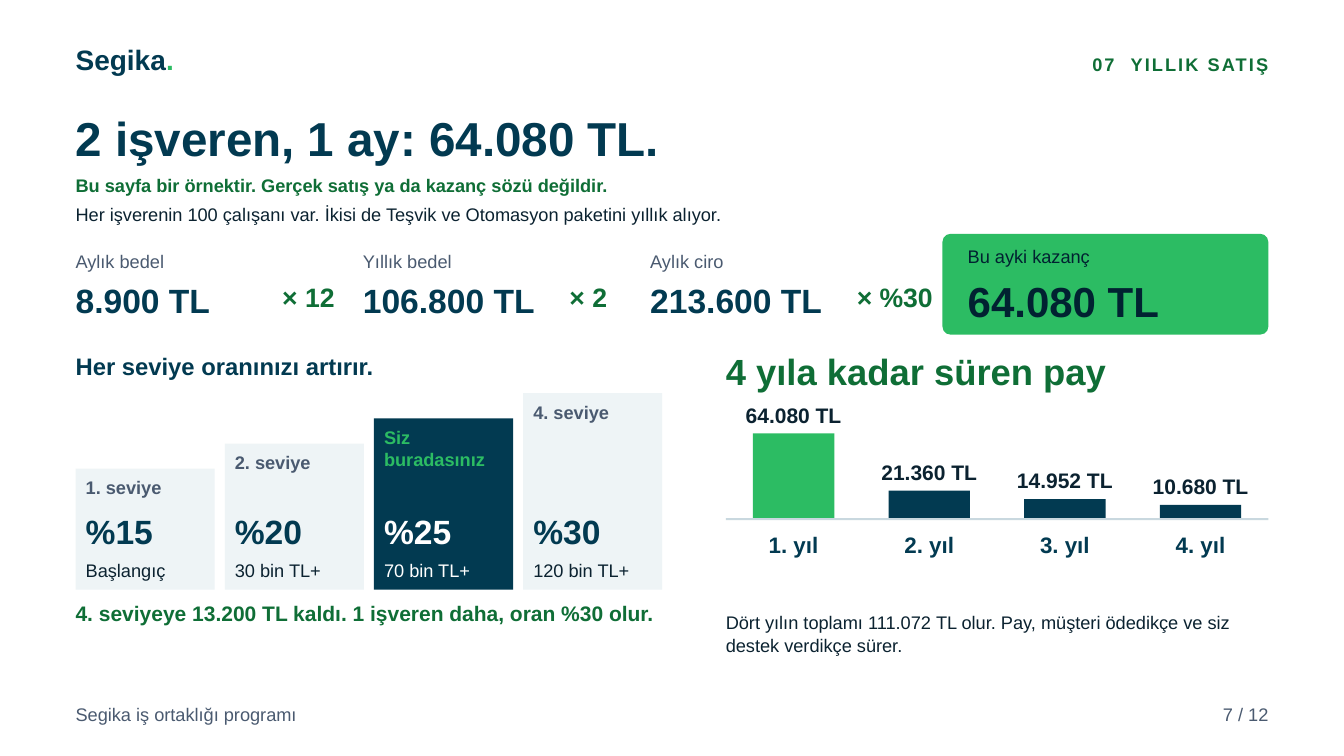
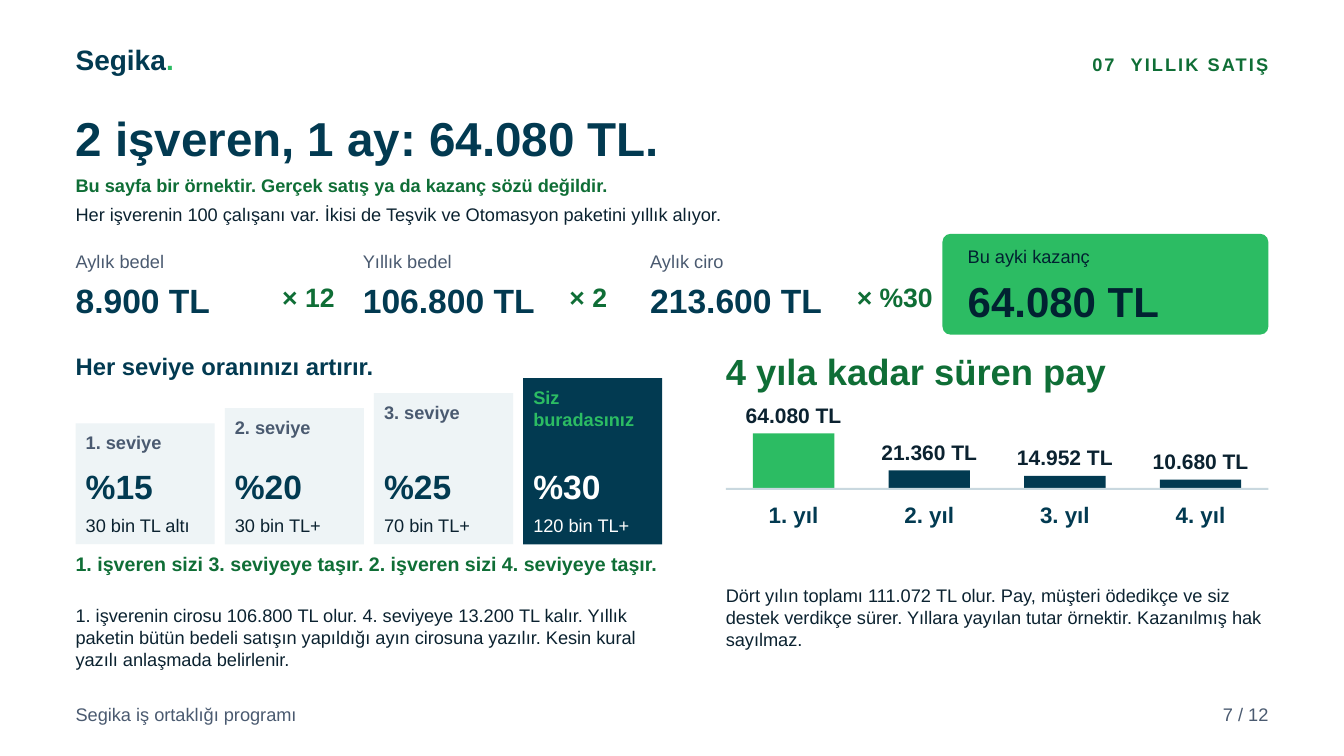
Before and after one commit to karacaismail/19ekim, a slide deck: slide 7 of public/indir/segika/segika-is-ortakligi-sunum.pptx. Drawn at 1344x756 pixels with LibreOffice and Linux fonts; fonts in the diff are those of the drawing. Boxes give left, top, right and bottom in pixels: in the first picture for what was removed or moved away, otherwise in the second. Text is boxed around its words. In the diff, an @@ line names an element or a change of style, - is before the commit and + after.

Commit message:
Segika setini kullanıcı incelemesine göre düzelt
- Yıllık sayfada tek örnek kaldı: 2 işveren ve %30 oran.
- "Siz buradasınız" işareti 4. seviyeye taşındı.
- Basamaklar okura "1. seviye" ile "4. seviye" adıyla görünür.
- Fiyat kaynağı cümlesi yenilendi.
- Nakitsiz yol görsel sunuma ve sunuma eklendi.
- Yıllık varsayım, elçi sınırı ve hak notu eklendi.
- El kitapçığının 2., 7. ve 10. sayfalarındaki boşluklar düzeldi.
- İçerik denetimi bu kuralları da arar.

```diff
--- a/public/indir/segika/segika-is-ortakligi-sunum.pptx
+++ b/public/indir/segika/segika-is-ortakligi-sunum.pptx
@@ rectangle: place and size @@
-rectangle at [523, 393, 662, 590]
+rectangle at [523, 378, 662, 544]
@@ rectangle at [523, 378, 662, 544]: fill #EEF4F6 to #023A51 @@
@@ text "Siz buradasınız": place and size @@
-text "Siz buradasınız" at [384, 431, 485, 466]
+text "Siz buradasınız" at [533, 391, 634, 426]
@@ rectangle: place and size @@
-rectangle at [225, 444, 364, 590]
+rectangle at [225, 408, 364, 544]
@@ text "2. seviye": place and size @@
-text "2. seviye" at [235, 456, 311, 473]
+text "2. seviye" at [235, 421, 311, 438]
@@ rectangle: place and size @@
-rectangle at [374, 418, 513, 590]
+rectangle at [374, 393, 513, 544]
@@ rectangle at [374, 393, 513, 544]: fill #023A51 to #EEF4F6 @@
@@ text at [384, 406, 460, 423]: text changed @@
-4. seviye
+3. seviye
@@ 8 texts, 1 rectangle: place and size @@
-8 texts, 1 rectangle at [76, 469, 630, 590]
+8 texts, 1 rectangle at [76, 423, 630, 544]
@@ rectangle: place and size @@
-rectangle at [753, 434, 835, 519]
+rectangle at [753, 434, 835, 489]
@@ text "21.360 TL": place and size @@
-text "21.360 TL" at [881, 465, 977, 481]
+text "21.360 TL" at [881, 445, 977, 461]
@@ text "14.952 TL": place and size @@
-text "14.952 TL" at [1017, 473, 1113, 489]
+text "14.952 TL" at [1017, 450, 1113, 466]
@@ text "10.680 TL": place and size @@
-text "10.680 TL" at [1153, 479, 1249, 495]
+text "10.680 TL" at [1153, 454, 1249, 470]
@@ text "%25" at [384, 475, 451, 500]: text colour #FFFFFF to #023A51 @@
@@ text "%30" at [533, 475, 600, 500]: text colour #023A51 to #FFFFFF @@
@@ rectangle: place and size @@
-rectangle at [888, 491, 970, 519]
+rectangle at [888, 471, 970, 489]
@@ rectangle: place and size @@
-rectangle at [1024, 499, 1106, 519]
+rectangle at [1024, 476, 1106, 489]
@@ 4 texts, 1 line: place and size @@
-4 texts, 1 line at [726, 519, 1268, 558]
+4 texts, 1 line at [726, 489, 1268, 528]
@@ rectangle: place and size @@
-rectangle at [1160, 505, 1242, 519]
+rectangle at [1160, 480, 1242, 489]
@@ text at [86, 518, 189, 532]: text changed @@
-Başlangıç
+30 bin TL altı
@@ text "70 bin TL+" at [384, 518, 470, 532]: text colour #FFFFFF to #0B2230 @@
@@ text "120 bin TL+" at [533, 518, 630, 532]: text colour #0B2230 to #FFFFFF @@
@@ text at [76, 556, 657, 575]: text changed; size 15 to 14 pt @@
-4. seviyeye 13.200 TL kaldı. 1 işveren daha, oran %30 olur.
+1. işveren sizi 3. seviyeye taşır. 2. işveren sizi 4. seviyeye taşır.
@@ text at [726, 588, 1261, 650]: text changed @@
-Dört yılın toplamı 111.072 TL olur. Pay, müşteri ödedikçe ve siz destek verdikçe sürer.
+Dört yılın toplamı 111.072 TL olur. Pay, müşteri ödedikçe ve siz destek verdikçe sürer. Yıllara yayılan tutar örnektir. Kazanılmış hak sayılmaz.
@@ text added at [76, 608, 635, 670], 13 pt, text #0B2230 @@
+1. işverenin cirosu 106.800 TL olur. 4. seviyeye 13.200 TL kalır. Yıllık paketin bütün bedeli satışın yapıldığı ayın cirosuna yazılır. Kesin kural yazılı anlaşmada belirlenir.
```
Also in this commit, not shown: 5 other slides changed, 28 other files.
